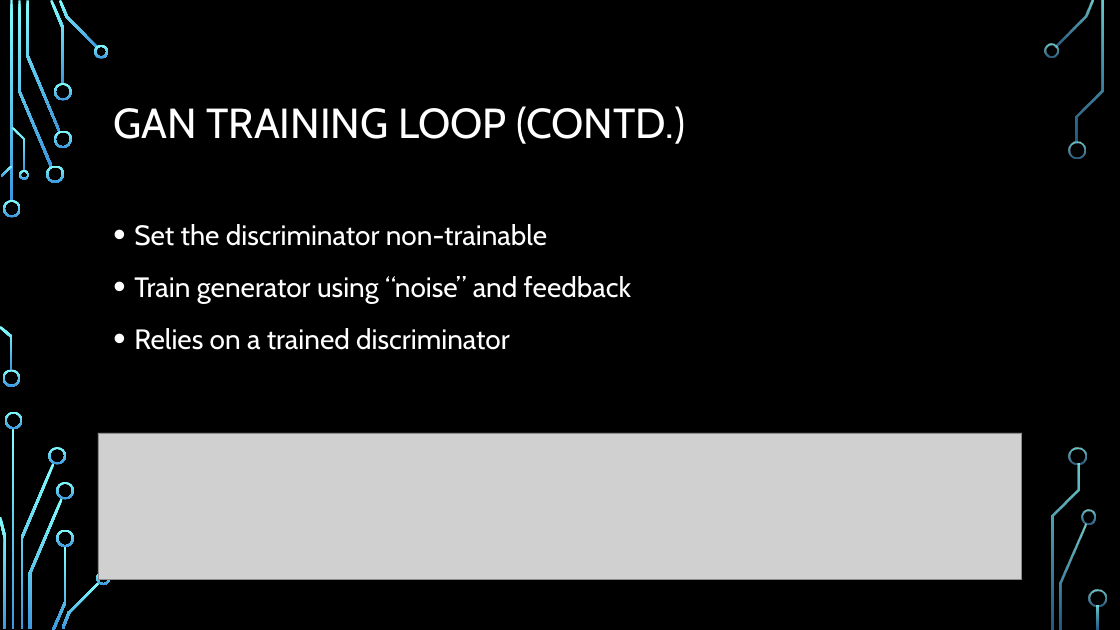
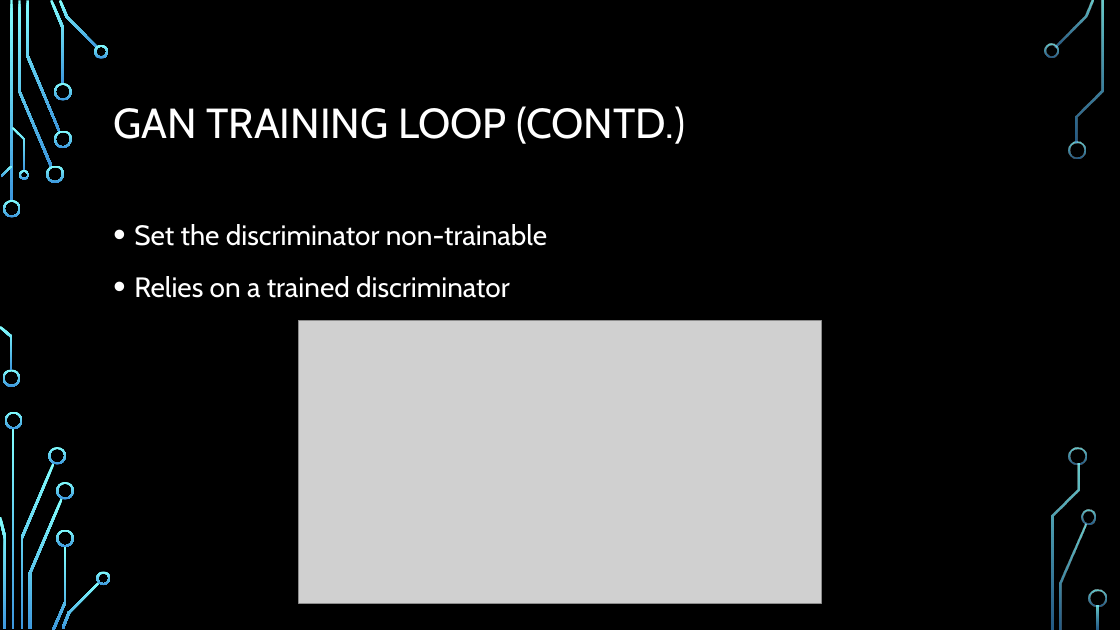
Before and after one commit to GnomeWorks/DS7335-ML, a slide deck: slide 10 of - Presentation/Generative Adversarial Networks.pptx (slide 7 before the commit). Drawn at 1120x630 pixels with LibreOffice and Linux fonts; fonts in the diff are those of the drawing; grey boxes stand for pictures; background and template pictures are left out. Boxes give left, top, right and bottom in pixels: in the first picture for what was removed or moved away, otherwise in the second. Text is boxed around its words. In the diff, an @@ line names an element or a change of style, - is before the commit and + after.

```diff
--- a/- Presentation/Generative Adversarial Networks.pptx
+++ b/- Presentation/Generative Adversarial Networks.pptx
@@ text at <box>134,276,631,304</box>: paragraph removed @@
-• Train generator using “noise” and feedback
@@ picture added at <box>299,320,822,603</box> @@
@@ picture removed at <box>98,433,1023,579</box> @@
```
Also in this commit, not shown: 3 other slides changed, 5 slides added, 1 slide removed, 11 other files.
